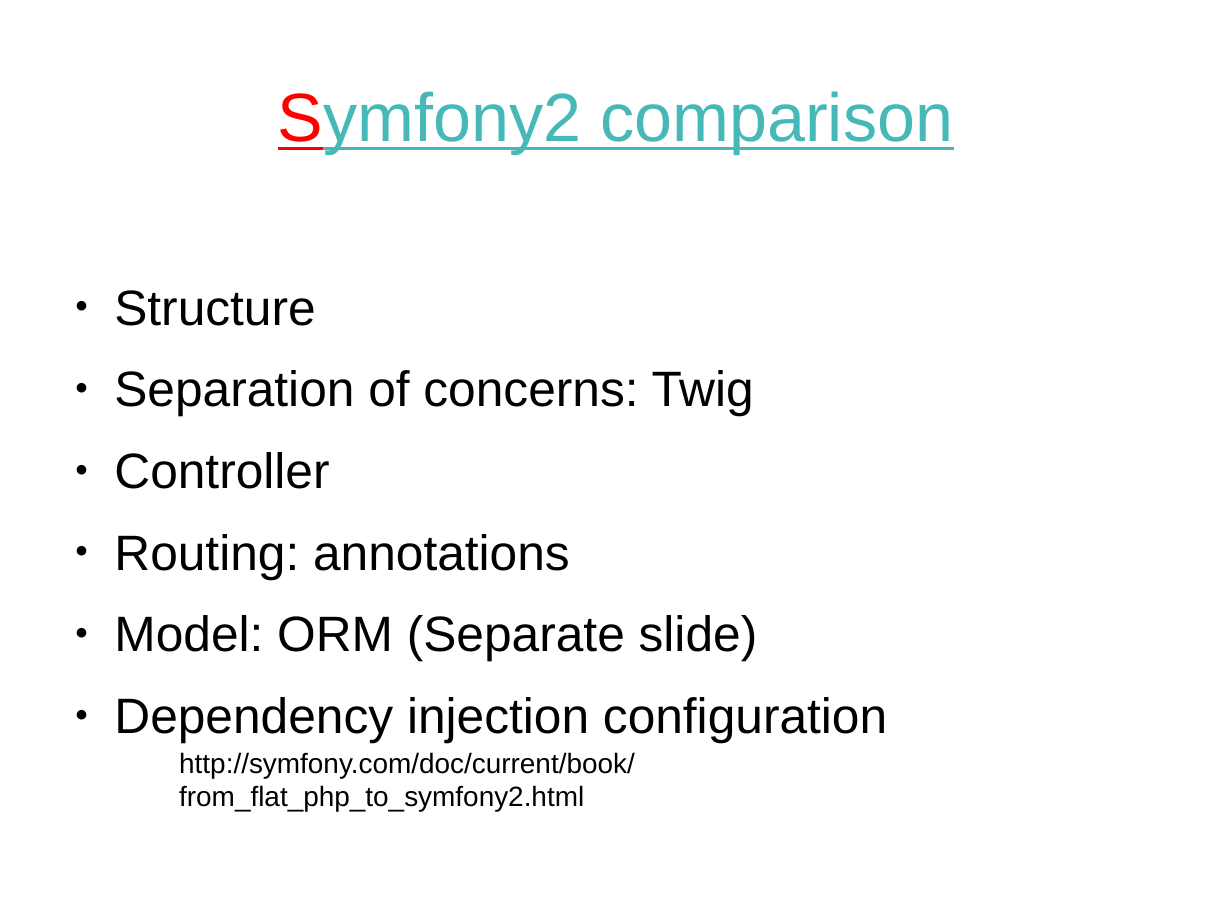
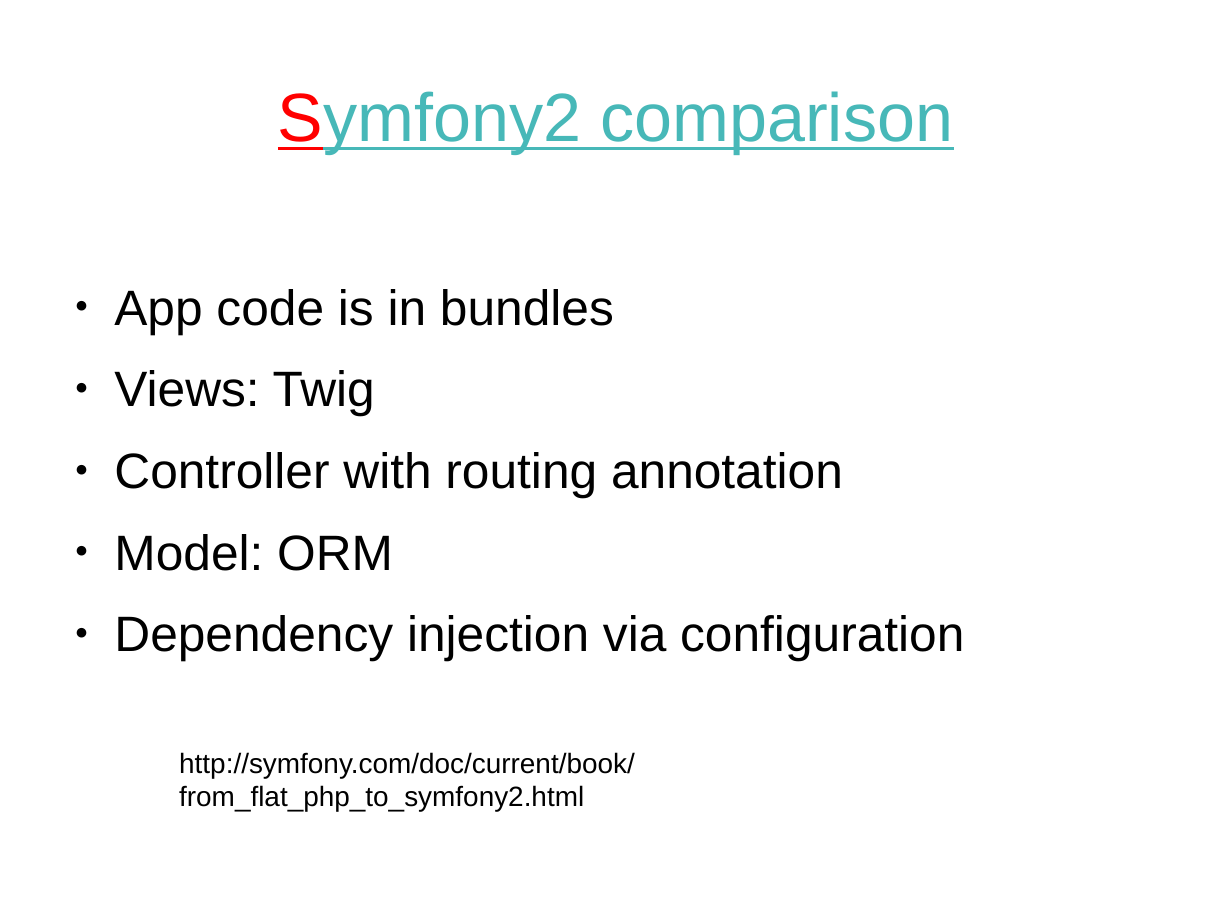
Before and after one commit to tautvilas/frameworks-lecture, a slide deck: slide 12 of doc/presentation.odp. Drawn at 1232x924 pixels with LibreOffice and Linux fonts; fonts in the diff are those of the drawing. Boxes give left, top, right and bottom in pixels: in the first picture for what was removed or moved away, otherwise in the second. Text is boxed around its words. In the diff, an @@ line names an element or a change of style, - is before the commit and + after.

Commit message:
update presentation

```diff
--- a/doc/presentation.odp
+++ b/doc/presentation.odp
@@ text at (114,289,964,661): text changed @@
-● Structure
-● Separation of concerns: Twig
-● Controller
-● Routing: annotations
-● Model: ORM (Separate slide)
-● Dependency injection configuration
+● App code is in bundles
+● Views: Twig
+● Controller with routing annotation
+● Model: ORM
+● Dependency injection via configuration
```
Also in this commit, not shown: 4 other slides changed, 1 other file.
